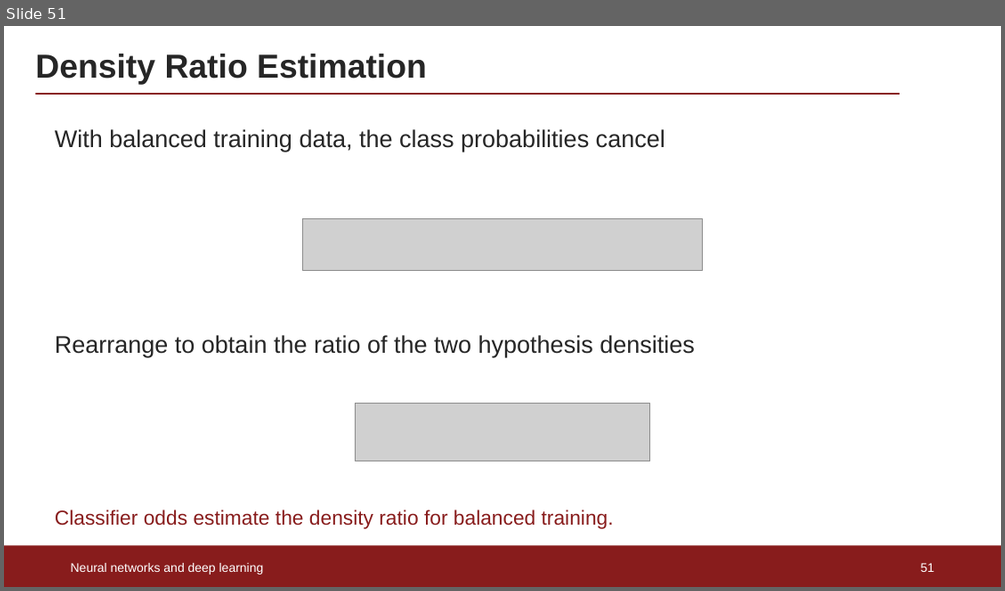
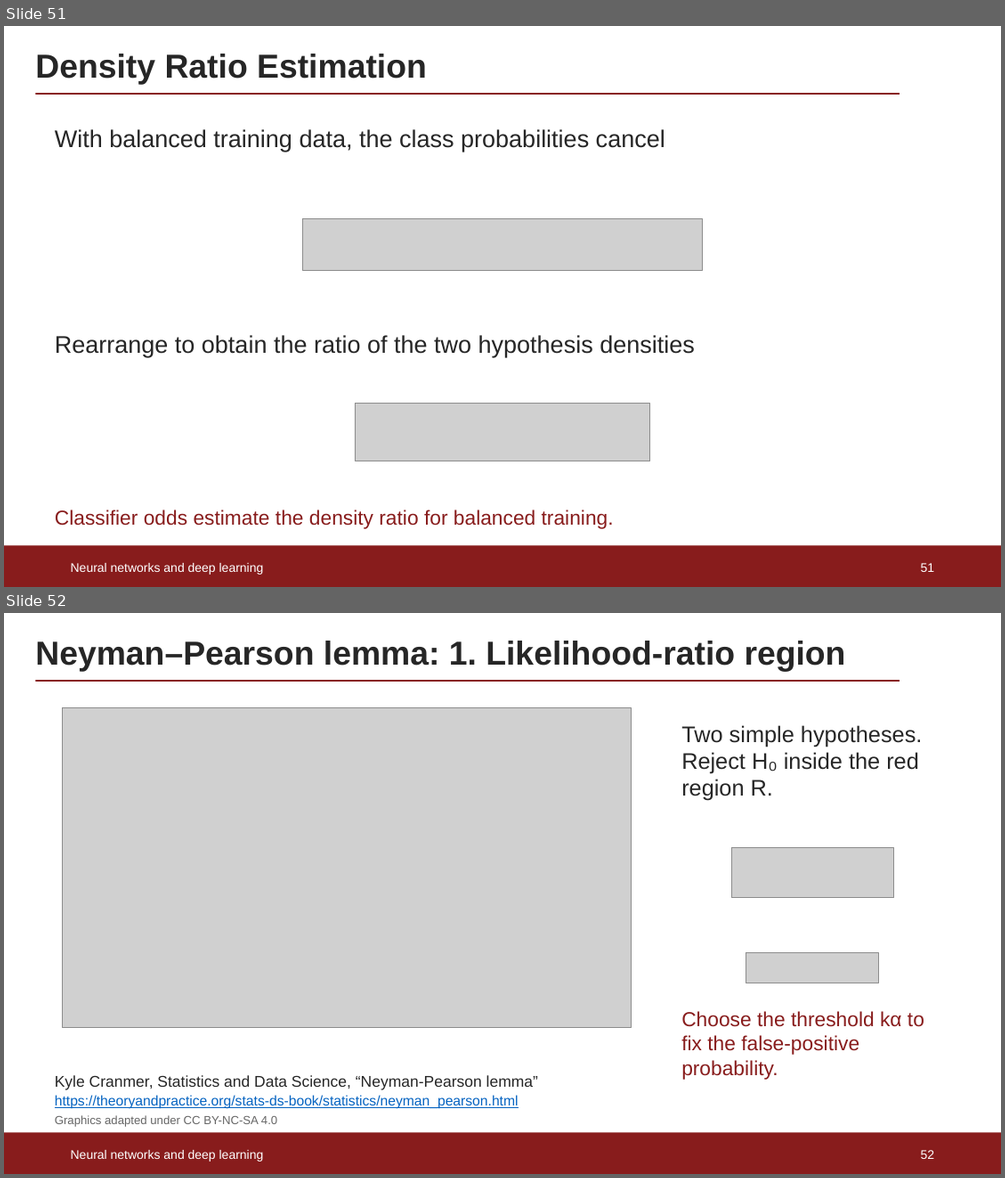
Before and after one commit to rafaellopesdesa/ML_Mandi, a slide deck: lectures/Lecture1_Neural_Networks.pptx. Shown one above the other, each under a label of ours: slide 51 before the commit, slides 51 and 52 after it. The pictures are 1005x591 and 1005x1178 pixels, drawn with LibreOffice and Linux fonts; fonts in the diff are those of the drawing; grey boxes stand for pictures. Boxes give left, top, right and bottom in pixels: in the first picture for what was removed or moved away, otherwise in the second. Text is boxed around its words. In the diff, an @@ line names an element or a change of style, - is before the commit and + after.

```diff
--- a/lectures/Lecture1_Neural_Networks.pptx
+++ b/lectures/Lecture1_Neural_Networks.pptx
@@ slide 52 added at (x1=4, y1=613, x2=1001, y2=1174), background #FFFFFF @@
@@ title added at (x1=35, y1=641, x2=846, y2=672), 32 pt, text #262626, bold @@
+Neyman–Pearson lemma: 1. Likelihood-ratio region
@@ line added from (35, 681) to (900, 681), #881C1C 1.5 pt @@
@@ picture added at (x1=63, y1=708, x2=631, y2=1027) @@
@@ text added at (x1=681, y1=725, x2=922, y2=801), 21.7 pt, text #262626 @@
+Two simple hypotheses.
+Reject H₀ inside the red region R.
@@ picture added at (x1=732, y1=847, x2=893, y2=897) @@
@@ picture added at (x1=745, y1=952, x2=878, y2=982) @@
@@ text added at (x1=681, y1=1011, x2=924, y2=1079), 19.5 pt, text #881C1C @@
+Choose the threshold kα to fix the false-positive probability.
@@ text added at (x1=55, y1=1075, x2=538, y2=1090), 15 pt, text #262626 @@
+Kyle Cranmer, Statistics and Data Science, “Neyman-Pearson lemma”
@@ text added at (x1=55, y1=1094, x2=518, y2=1109), 13.5 pt, text #0563C1, underline @@
+https://theoryandpractice.org/stats-ds-book/statistics/neyman_pearson.html
@@ text added at (x1=55, y1=1115, x2=277, y2=1127), 11.3 pt, text #666666 @@
+Graphics adapted under CC BY-NC-SA 4.0
@@ rectangle added at (x1=4, y1=1132, x2=1001, y2=1173), fill #881C1C @@
@@ text added at (x1=71, y1=1150, x2=264, y2=1161), 12 pt, text #FFFFFF @@
+Neural networks and deep learning
@@ page number added at (x1=921, y1=1150, x2=935, y2=1159), 12 pt, text #FFFFFF @@
+52
```
Also in this commit, not shown: 4 other slides added, 1 other file.
